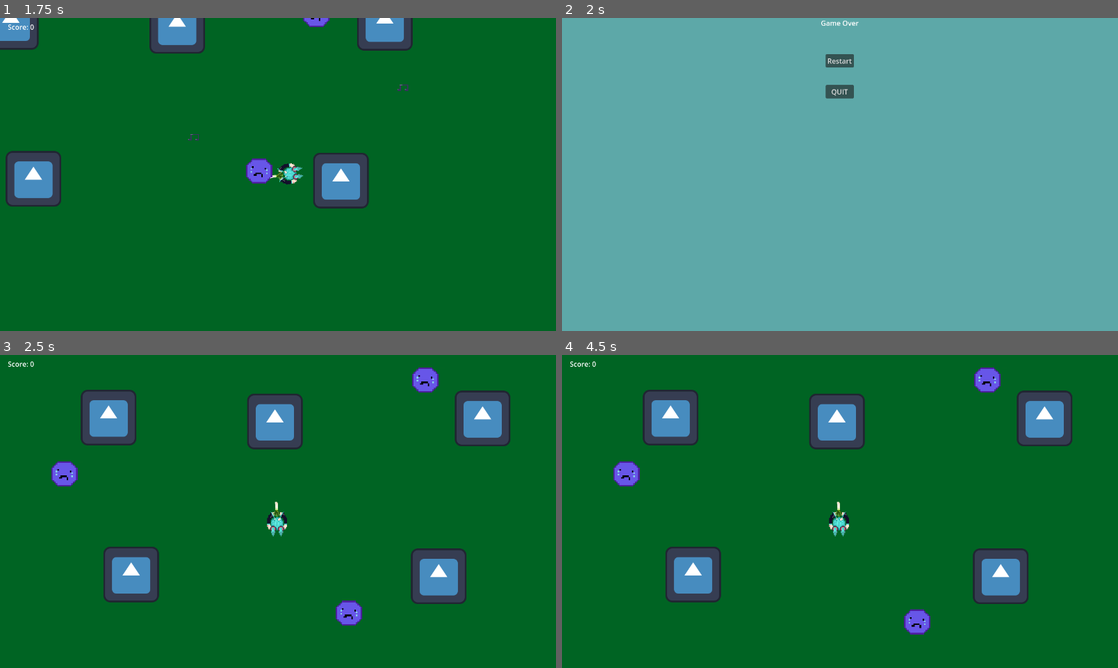
Above: before the commit, frames 1-4 (two rows, left to right).
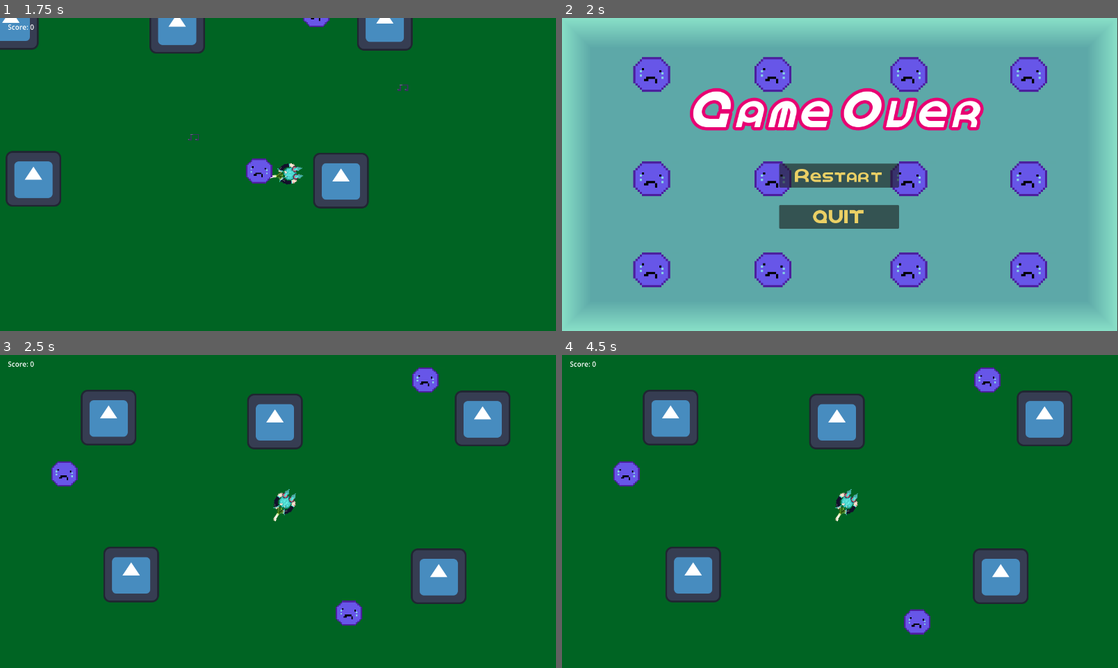
Above: after the commit, the same moments.

Repository: AsaM1taka/Shooter-Game
Game: Godot game, scene res://Scenes/shoot er.tscn
Two runs of this game, one before a commit and one after it. Both use one fixed random seed, a clock stepped at 60 frames per second and the inputs below. The engine's default icon, where the game draws it, is replaced by a stand-in: a white triangle on a blue panel in a dark square.
Inputs (mouse positions are in pixels of both pictures, inside the frame that each line leads up to):
- Up to frame 1 (1.75 s): move the mouse to (400, 158) at 0.52 s; hold D (move_right) 0.53-1.28 s; click (400, 158) at 0.6 s; move the mouse to (166, 190) at 1.27 s; hold S (move_down) from 1.28 s (still down); click (166, 190) at 1.35 s
- Up to frame 2 (2 s): keep holding S (move_down)
- Up to frame 3 (2.5 s): release S (move_down) at 2 s; click "Restart" at 2 s
- Up to frame 4 (4.5 s): move the mouse to (895, 442) at 2.77 s; hold D (move_right) 2.78-3.53 s; click (895, 442) at 2.85 s; move the mouse to (812, 574) at 3.52 s; hold W (move_up) 3.53-4.25 s; click (812, 574) at 3.6 s; click "Restart" at 4.25 s

Frame 1 is identical in both runs. In frame 2, 32% of the frame differs, in the area x 0-100%, y 0-100%; in frame 3, 0.4%; in frame 4, 0.4%.

Commit message:
game over and game win screen complete

Diff:
--- a/shooter-shooter/Scenes/game_over.tscn
+++ b/shooter-shooter/Scenes/game_over.tscn
@@ -1,19 +1,31 @@
-[gd_scene load_steps=3 format=3 uid="uid://bmj6wd56ghij1"]
+[gd_scene load_steps=6 format=3 uid="uid://bmj6wd56ghij1"]
 
 [ext_resource type="Script" uid="uid://brwvihk5q71qf" path="res://scripts/game_over.gd" id="1_ojehl"]
+[ext_resource type="FontFile" uid="uid://crq6qujty0uyr" path="res://Assets/vocaloid/VOC-IT.ttf" id="2_ek8ke"]
+[ext_resource type="FontFile" uid="uid://c5no5xiy7o6xb" path="res://Assets/vocaloid/VOC-RE.ttf" id="3_eoghk"]
+[ext_resource type="Texture2D" uid="uid://ckin80slssxu" path="res://Assets/Sad guy.png" id="4_eoghk"]
 
 [sub_resource type="StyleBoxFlat" id="StyleBoxFlat_i2yjh"]
+content_margin_top = 150.0
 bg_color = Color(0.363322, 0.658696, 0.656377, 1)
+border_width_left = 70
+border_width_top = 70
+border_width_right = 70
+border_width_bottom = 70
+border_color = Color(0.537104, 0.879353, 0.783364, 1)
+border_blend = true
 
 [node name="GameOver" type="CanvasLayer"]
 script = ExtResource("1_ojehl")
 
 [node name="PanelContainer" type="PanelContainer" parent="."]
-offset_right = 1280.0
+offset_left = -2.0
+offset_right = 1278.0
 offset_bottom = 720.0
 theme_override_styles/panel = SubResource("StyleBoxFlat_i2yjh")
 
 [node name="MarginContainer" type="MarginContainer" parent="PanelContainer"]
+z_index = 775
 layout_mode = 2
 
 [node name="Rows" type="VBoxContainer" parent="PanelContainer/MarginContainer"]
@@ -22,6 +34,12 @@
 
 [node name="Title" type="Label" parent="PanelContainer/MarginContainer/Rows"]
 layout_mode = 2
+theme_override_colors/font_shadow_color = Color(0, 0, 0, 1)
+theme_override_colors/font_outline_color = Color(0.908016, 0, 0.446151, 1)
+theme_override_constants/shadow_offset_x = 5
+theme_override_constants/outline_size = 30
+theme_override_fonts/font = ExtResource("2_ek8ke")
+theme_override_font_sizes/font_size = 111
 text = "Game Over"
 horizontal_alignment = 1
 
@@ -34,11 +52,68 @@
 
 [node name="restart" type="Button" parent="PanelContainer/MarginContainer/Rows/CenterContainer/VBoxContainer"]
 layout_mode = 2
-text = "Restart"
+theme_override_colors/font_color = Color(0.921713, 0.814906, 0.396374, 1)
+theme_override_colors/font_focus_color = Color(0.299241, 0.610956, 0.387221, 1)
+theme_override_colors/font_pressed_color = Color(0, 0, 1, 1)
+theme_override_fonts/font = ExtResource("3_eoghk")
+theme_override_font_sizes/font_size = 41
+text = "    Restart    "
 
 [node name="quit" type="Button" parent="PanelContainer/MarginContainer/Rows/CenterContainer/VBoxContainer"]
 layout_mode = 2
+theme_override_colors/font_color = Color(0.921713, 0.814906, 0.396374, 1)
+theme_override_colors/font_pressed_color = Color(1, 0, 0, 1)
+theme_override_fonts/font = ExtResource("3_eoghk")
+theme_override_font_sizes/font_size = 41
 text = "QUIT"
+
+[node name="SadGuy" type="Sprite2D" parent="."]
+position = Vector2(209, 584.22)
+texture = ExtResource("4_eoghk")
+
+[node name="SadGuy2" type="Sprite2D" parent="."]
+position = Vector2(488, 584.22)
+texture = ExtResource("4_eoghk")
+
+[node name="SadGuy3" type="Sprite2D" parent="."]
+position = Vector2(801, 584.22)
+texture = ExtResource("4_eoghk")
+
+[node name="SadGuy4" type="Sprite2D" parent="."]
+position = Vector2(1077, 584.22)
+texture = ExtResource("4_eoghk")
+
+[node name="SadGuy5" type="Sprite2D" parent="."]
+position = Vector2(209, 375.005)
+texture = ExtResource("4_eoghk")
+
+[node name="SadGuy6" type="Sprite2D" parent="."]
+position = Vector2(488, 375.005)
+texture = ExtResource("4_eoghk")
+
+[node name="SadGuy7" type="Sprite2D" parent="."]
+position = Vector2(801, 375.005)
+texture = ExtResource("4_eoghk")
+
+[node name="SadGuy8" type="Sprite2D" parent="."]
+position = Vector2(1077, 375.005)
+texture = ExtResource("4_eoghk")
+
+[node name="SadGuy9" type="Sprite2D" parent="."]
+position = Vector2(209, 135.09)
+texture = ExtResource("4_eoghk")
+
+[node name="SadGuy10" type="Sprite2D" parent="."]
+position = Vector2(488, 135.09)
+texture = ExtResource("4_eoghk")
+
+[node name="SadGuy11" type="Sprite2D" parent="."]
+position = Vector2(801, 135.09)
+texture = ExtResource("4_eoghk")
+
+[node name="SadGuy12" type="Sprite2D" parent="."]
+position = Vector2(1077, 135.09)
+texture = ExtResource("4_eoghk")
 
 [connection signal="pressed" from="PanelContainer/MarginContainer/Rows/CenterContainer/VBoxContainer/restart" to="." method="_on_restart_pressed"]
 [connection signal="pressed" from="PanelContainer/MarginContainer/Rows/CenterContainer/VBoxContainer/quit" to="." method="_on_quit_pressed"]
--- /dev/null
+++ b/shooter-shooter/Scenes/win.tscn
@@ -0,0 +1,320 @@
+[gd_scene load_steps=10 format=3 uid="uid://cibw27d44cgvm"]
+
+[ext_resource type="Script" uid="uid://brwvihk5q71qf" path="res://scripts/game_over.gd" id="1_611cj"]
+[ext_resource type="FontFile" uid="uid://crq6qujty0uyr" path="res://Assets/vocaloid/VOC-IT.ttf" id="2_g1l0l"]
+[ext_resource type="FontFile" uid="uid://c5no5xiy7o6xb" path="res://Assets/vocaloid/VOC-RE.ttf" id="3_3xxyo"]
+[ext_resource type="Texture2D" uid="uid://rmn1d0rfe17o" path="res://Assets/Happy guy.png" id="4_ru4ub"]
+[ext_resource type="Texture2D" uid="uid://ctu8fguw865om" path="res://Assets/heartpixel.png" id="5_liiam"]
+[ext_resource type="Texture2D" uid="uid://fa8b7nrdb6ok" path="res://Assets/note2.png" id="6_5amea"]
+
+[sub_resource type="StyleBoxFlat" id="StyleBoxFlat_i2yjh"]
+content_margin_top = 150.0
+bg_color = Color(0.363322, 0.658696, 0.656377, 1)
+border_width_left = 70
+border_width_top = 70
+border_width_right = 70
+border_width_bottom = 70
+border_color = Color(0.537104, 0.879353, 0.783364, 1)
+border_blend = true
+
+[sub_resource type="StyleBoxFlat" id="StyleBoxFlat_jwsd0"]
+bg_color = Color(0.355791, 0.626622, 0.847554, 1)
+border_width_left = 150
+border_width_right = 150
+border_color = Color(0.8, 0.8, 0.8, 0)
+corner_radius_top_left = 680
+corner_radius_top_right = 905
+corner_radius_bottom_right = 900
+corner_radius_bottom_left = 645
+corner_detail = 1
+shadow_color = Color(0, 0, 0, 1)
+shadow_offset = Vector2(-3.175, 0.97)
+
+[sub_resource type="Curve" id="Curve_hu745"]
+_data = [Vector2(0, 0.499083), 0.0, 0.0, 0, 0, Vector2(0.817746, 0), 0.0, 0.0, 0, 0]
+point_count = 2
+
+[node name="Win" type="CanvasLayer"]
+script = ExtResource("1_611cj")
+
+[node name="PanelContainer" type="PanelContainer" parent="."]
+offset_left = -2.0
+offset_right = 1278.0
+offset_bottom = 720.0
+theme_override_styles/panel = SubResource("StyleBoxFlat_i2yjh")
+
+[node name="MarginContainer" type="MarginContainer" parent="PanelContainer"]
+z_index = 135
+layout_mode = 2
+
+[node name="Rows" type="VBoxContainer" parent="PanelContainer/MarginContainer"]
+layout_mode = 2
+theme_override_constants/separation = 60
+
+[node name="Title" type="Label" parent="PanelContainer/MarginContainer/Rows"]
+z_index = 615
+layout_mode = 2
+theme_override_fonts/font = ExtResource("2_g1l0l")
+theme_override_font_sizes/font_size = 111
+theme_override_styles/normal = SubResource("StyleBoxFlat_jwsd0")
+text = "You Win!!!"
+horizontal_alignment = 1
+
+[node name="CenterContainer" type="CenterContainer" parent="PanelContainer/MarginContainer/Rows"]
+layout_mode = 2
+
+[node name="VBoxContainer" type="VBoxContainer" parent="PanelContainer/MarginContainer/Rows/CenterContainer"]
+layout_mode = 2
+theme_override_constants/separation = 40
+
+[node name="restart" type="Button" parent="PanelContainer/MarginContainer/Rows/CenterContainer/VBoxContainer"]
+z_index = 785
+layout_mode = 2
+theme_override_colors/font_disabled_color = Color(1, 0, 0, 1)
+theme_override_colors/font_hover_pressed_color = Color(0.0589349, 0.52379, 1, 1)
+theme_override_colors/font_hover_color = Color(0.289877, 0.168469, 0.291026, 1)
+theme_override_colors/icon_disabled_color = Color(0, 0, 1, 1)
+theme_override_colors/icon_hover_pressed_color = Color(0, 0, 1, 1)
+theme_override_colors/icon_hover_color = Color(0, 0, 1, 1)
+theme_override_colors/icon_pressed_color = Color(0, 0, 1, 1)
+theme_override_colors/icon_focus_color = Color(0, 0, 1, 1)
+theme_override_colors/icon_normal_color = Color(0, 0, 1, 1)
+theme_override_colors/font_outline_color = Color(1, 1, 1, 1)
+theme_override_colors/font_color = Color(1, 0.513117, 0.37901, 1)
+theme_override_colors/font_focus_color = Color(0.788871, 0.791579, 0.523767, 1)
+theme_override_colors/font_pressed_color = Color(1, 0, 0.560784, 1)
+theme_override_fonts/font = ExtResource("3_3xxyo")
+theme_override_font_sizes/font_size = 41
+text = "    Restart    "
+
+[node name="quit" type="Button" parent="PanelContainer/MarginContainer/Rows/CenterContainer/VBoxContainer"]
+z_index = 910
+layout_mode = 2
+theme_override_colors/font_hover_color = Color(0.289877, 0.168469, 0.291026, 1)
+theme_override_colors/font_color = Color(1, 0.513117, 0.37901, 1)
+theme_override_colors/font_pressed_color = Color(1, 0, 0.560784, 1)
+theme_override_fonts/font = ExtResource("3_3xxyo")
+theme_override_font_sizes/font_size = 41
+text = "QUIT"
+
+[node name="Happy guys" type="CPUParticles2D" parent="PanelContainer/MarginContainer/Rows/CenterContainer"]
+z_index = 10
+position = Vector2(128, -153)
+texture = ExtResource("4_ru4ub")
+lifetime = 1.27
+emission_shape = 1
+emission_sphere_radius = 0.01
+spread = 180.0
+gravity = Vector2(0, 0)
+initial_velocity_min = 152.21
+initial_velocity_max = 152.21
+scale_amount_min = 0.0
+scale_amount_max = 3.0
+scale_amount_curve = SubResource("Curve_hu745")
+
+[node name="Happy guys10" type="CPUParticles2D" parent="PanelContainer/MarginContainer/Rows/CenterContainer"]
+z_index = 10
+position = Vector2(120, 267)
+texture = ExtResource("4_ru4ub")
+lifetime = 1.27
+emission_shape = 1
+emission_sphere_radius = 0.01
+spread = 180.0
+gravity = Vector2(0, 0)
+initial_velocity_min = 152.21
+initial_velocity_max = 152.21
+scale_amount_min = 0.0
+scale_amount_max = 3.0
+scale_amount_curve = SubResource("Curve_hu745")
+
+[node name="Happy guys11" type="CPUParticles2D" parent="PanelContainer/MarginContainer/Rows/CenterContainer"]
+z_index = 10
+position = Vector2(1098, -134)
+texture = ExtResource("4_ru4ub")
+lifetime = 1.27
+emission_shape = 1
+emission_sphere_radius = 0.01
+spread = 180.0
+gravity = Vector2(0, 0)
+initial_velocity_min = 152.21
+initial_velocity_max = 152.21
+scale_amount_min = 0.0
+scale_amount_max = 3.0
+scale_amount_curve = SubResource("Curve_hu745")
+
+[node name="Happy guys12" type="CPUParticles2D" parent="PanelContainer/MarginContainer/Rows/CenterContainer"]
+z_index = 10
+position = Vector2(1098, -134)
+texture = ExtResource("4_ru4ub")
+lifetime = 1.27
+emission_shape = 1
+emission_sphere_radius = 0.01
+spread = 180.0
+gravity = Vector2(0, 0)
+initial_velocity_min = 152.21
+initial_velocity_max = 152.21
+scale_amount_min = 0.0
+scale_amount_max = 3.0
+scale_amount_curve = SubResource("Curve_hu745")
+
+[node name="Happy guys3" type="CPUParticles2D" parent="PanelContainer/MarginContainer/Rows/CenterContainer"]
+z_index = 10
+position = Vector2(957, 170)
+texture = ExtResource("5_liiam")
+lifetime = 1.16
+emission_shape = 1
+emission_sphere_radius = 0.01
+spread = 180.0
+gravity = Vector2(0, 0)
+initial_velocity_min = 152.21
+initial_velocity_max = 152.21
+scale_amount_min = 0.0
+scale_amount_max = 3.0
+scale_amount_curve = SubResource("Curve_hu745")
+
+[node name="Happy guys9" type="CPUParticles2D" parent="PanelContainer/MarginContainer/Rows/CenterContainer"]
+z_index = 10
+position = Vector2(414, 9)
+texture = ExtResource("5_liiam")
+lifetime = 1.16
+emission_shape = 1
+emission_sphere_radius = 0.01
+spread = 180.0
+gravity = Vector2(0, 0)
+initial_velocity_min = 152.21
+initial_velocity_max = 152.21
+scale_amount_min = 0.0
+scale_amount_max = 3.0
+scale_amount_curve = SubResource("Curve_hu745")
+
+[node name="Happy guys4" type="CPUParticles2D" parent="PanelContainer/MarginContainer/Rows/CenterContainer"]
+z_index = 10
+position = Vector2(235, 230)
+texture = ExtResource("5_liiam")
+lifetime = 1.22
+emission_shape = 1
+emission_sphere_radius = 0.01
+spread = 180.0
+gravity = Vector2(0, 0)
+initial_velocity_min = 152.21
+initial_velocity_max = 152.21
+scale_amount_min = 0.0
+scale_amount_max = 3.0
+scale_amount_curve = SubResource("Curve_hu745")
+
+[node name="Happy guys13" type="CPUParticles2D" parent="PanelContainer/MarginContainer/Rows/CenterContainer"]
+z_index = 10
+position = Vector2(112, -230)
+texture = ExtResource("5_liiam")
+lifetime = 1.22
+emission_shape = 1
+emission_sphere_radius = 0.01
+spread = 180.0
+gravity = Vector2(0, 0)
+initial_velocity_min = 152.21
+initial_velocity_max = 152.21
+scale_amount_min = 0.0
+scale_amount_max = 3.0
+scale_amount_curve = SubResource("Curve_hu745")
+
+[node name="Happy guys5" type="CPUParticles2D" parent="PanelContainer/MarginContainer/Rows/CenterContainer"]
+z_index = 10
+position = Vector2(839, -182)
+texture = ExtResource("5_liiam")
+lifetime = 1.29
+emission_shape = 1
+emission_sphere_radius = 0.01
+spread = 180.0
+gravity = Vector2(0, 0)
+initial_velocity_min = 152.21
+initial_velocity_max = 152.21
+scale_amount_min = 0.0
+scale_amount_max = 3.0
+scale_amount_curve = SubResource("Curve_hu745")
+
+[node name="Happy guys6" type="CPUParticles2D" parent="PanelContainer/MarginContainer/Rows/CenterContainer"]
+z_index = 10
+position = Vector2(58, -43)
+texture = ExtResource("6_5amea")
+lifetime = 1.27
+emission_shape = 1
+emission_sphere_radius = 0.01
+spread = 180.0
+gravity = Vector2(0, 0)
+initial_velocity_min = 152.21
+initial_velocity_max = 152.21
+scale_amount_min = 0.0
+scale_amount_curve = SubResource("Curve_hu745")
+
+[node name="Happy guys7" type="CPUParticles2D" parent="PanelContainer/MarginContainer/Rows/CenterContainer"]
+z_index = 10
+position = Vector2(697, 192)
+texture = ExtResource("6_5amea")
+lifetime = 1.27
+emission_shape = 1
+emission_sphere_radius = 0.01
+spread = 180.0
+gravity = Vector2(0, 0)
+initial_velocity_min = 152.21
+initial_velocity_max = 152.21
+scale_amount_min = 0.0
+scale_amount_curve = SubResource("Curve_hu745")
+
+[node name="Happy guys8" type="CPUParticles2D" parent="PanelContainer/MarginContainer/Rows/CenterContainer"]
+z_index = 10
+position = Vector2(515, -195)
+texture = ExtResource("6_5amea")
+lifetime = 1.27
+emission_shape = 1
+emission_sphere_radius = 0.01
+spread = 180.0
+gravity = Vector2(0, 0)
+initial_velocity_min = 152.21
+initial_velocity_max = 152.21
+scale_amount_min = 0.0
+scale_amount_curve = SubResource("Curve_hu745")
+
+[node name="Happy guys14" type="CPUParticles2D" parent="PanelContainer/MarginContainer/Rows/CenterContainer"]
+z_index = 10
+position = Vector2(1109, 76)
+texture = ExtResource("6_5amea")
+lifetime = 1.27
+emission_shape = 1
+emission_sphere_radius = 0.01
+spread = 180.0
+gravity = Vector2(0, 0)
+initial_velocity_min = 152.21
+initial_velocity_max = 152.21
+scale_amount_min = 0.0
+scale_amount_curve = SubResource("Curve_hu745")
+
+[node name="Happy guys2" type="CPUParticles2D" parent="PanelContainer/MarginContainer/Rows/CenterContainer"]
+z_index = 10
+position = Vector2(912, 124)
+texture = ExtResource("4_ru4ub")
+lifetime = 1.29
+emission_shape = 1
+emission_sphere_radius = 0.01
+spread = 180.0
+gravity = Vector2(0, 0)
+initial_velocity_min = 152.21
+initial_velocity_max = 152.21
+scale_amount_min = 0.0
+scale_amount_max = 3.0
+scale_amount_curve = SubResource("Curve_hu745")
+
+[node name="Label" type="Label" parent="."]
+z_index = 1255
+offset_left = 68.0
+offset_top = 292.0
+offset_right = 1208.0
+offset_bottom = 322.0
+theme_override_colors/font_color = Color(1, 1, 1, 1)
+theme_override_colors/font_shadow_color = Color(0, 0, 0, 1)
+theme_override_fonts/font = ExtResource("3_3xxyo")
+theme_override_font_sizes/font_size = 26
+text = "You cured everyone with your music!!"
+horizontal_alignment = 1
+
+[connection signal="pressed" from="PanelContainer/MarginContainer/Rows/CenterContainer/VBoxContainer/restart" to="." method="_on_restart_pressed"]
+[connection signal="pressed" from="PanelContainer/MarginContainer/Rows/CenterContainer/VBoxContainer/quit" to="." method="_on_quit_pressed"]
Not shown, added: shooter-shooter/Assets/vocaloid/VOC-IT.ttf.import
Not shown, added: shooter-shooter/Assets/vocaloid/VOC-RE.ttf.import
